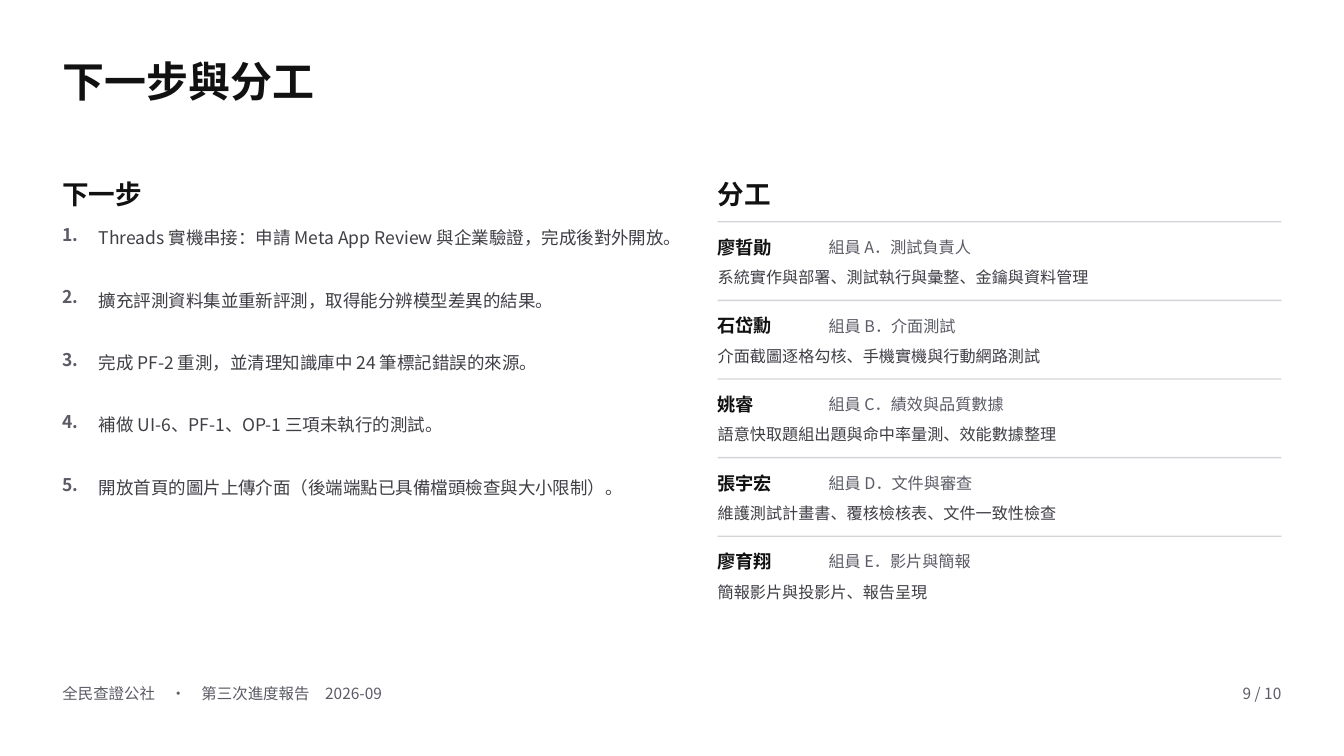
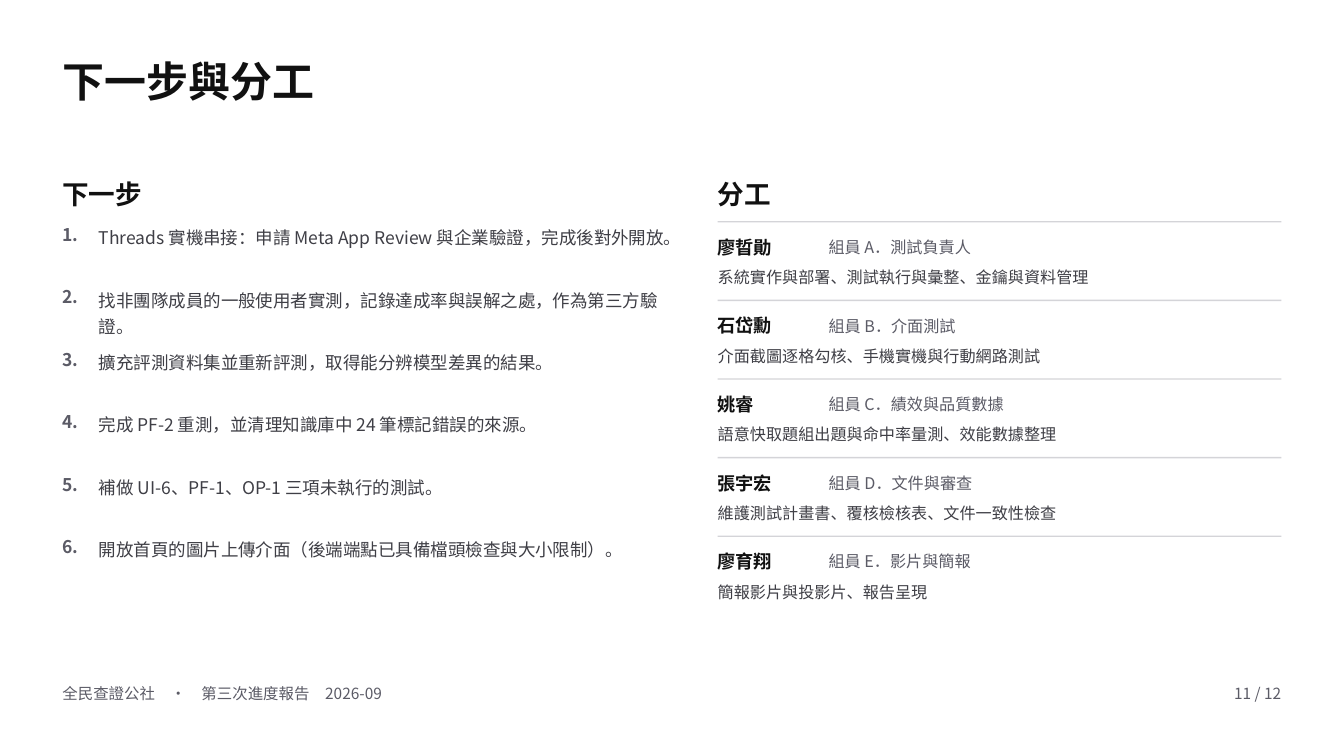
Before and after one commit to cansfakenewsverify/AI-Fake-News-Verification-System, a slide deck: slide 11 of presentations/2026-09_進度報告/10_書面報告.pptx (slide 9 before the commit). Drawn at 1344x756 pixels with LibreOffice and Linux fonts; fonts in the diff are those of the drawing. Boxes give left, top, right and bottom in pixels: in the first picture for what was removed or moved away, otherwise in the second. Text is boxed around its words. In the diff, an @@ line names an element or a change of style, - is before the commit and + after.

```diff
--- a/presentations/2026-09_進度報告/10_書面報告.pptx
+++ b/presentations/2026-09_進度報告/10_書面報告.pptx
@@ text added at (99, 292, 658, 334), 12.5 pt, text #3F3F46 @@
+找非團隊成員的一般使用者實測，記錄達成率與誤解之處，作為第三方驗證。
@@ text "擴充評測資料集並重新評測，取得能分辨模型差異的結果。": place and size @@
-text "擴充評測資料集並重新評測，取得能分辨模型差異的結果。" at (99, 292, 553, 309)
+text "擴充評測資料集並重新評測，取得能分辨模型差異的結果。" at (99, 354, 553, 371)
@@ text "完成 PF-2 重測，並清理知識庫中 24 筆標記錯誤的來源。": place and size @@
-text "完成 PF-2 重測，並清理知識庫中 24 筆標記錯誤的來源。" at (99, 354, 537, 371)
+text "完成 PF-2 重測，並清理知識庫中 24 筆標記錯誤的來源。" at (99, 416, 537, 433)
@@ text "補做 UI-6、PF-1、OP-1 三項未執行的測試。": place and size @@
-text "補做 UI-6、PF-1、OP-1 三項未執行的測試。" at (99, 416, 443, 433)
+text "補做 UI-6、PF-1、OP-1 三項未執行的測試。" at (99, 479, 443, 496)
@@ text "開放首頁的圖片上傳介面（後端端點已具備檔頭檢查與大小限制）。": place and size @@
-text "開放首頁的圖片上傳介面（後端端點已具備檔頭檢查與大小限制）。" at (99, 479, 623, 496)
+text "開放首頁的圖片上傳介面（後端端點已具備檔頭檢查與大小限制）。" at (99, 541, 623, 558)
@@ text added at (62, 540, 78, 553), 12.5 pt, text #5B5B66, bold @@
+6.
@@ text at (1234, 687, 1281, 699): text changed @@
-9 / 10
+11 / 12
```
Also in this commit, not shown: 9 other slides changed, 2 slides added, 2 other files.
